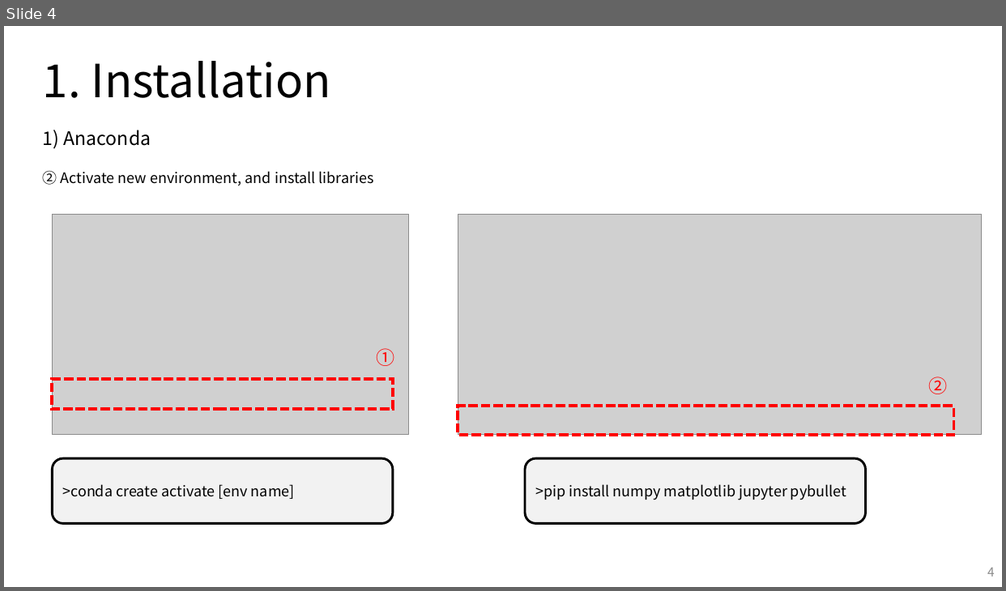
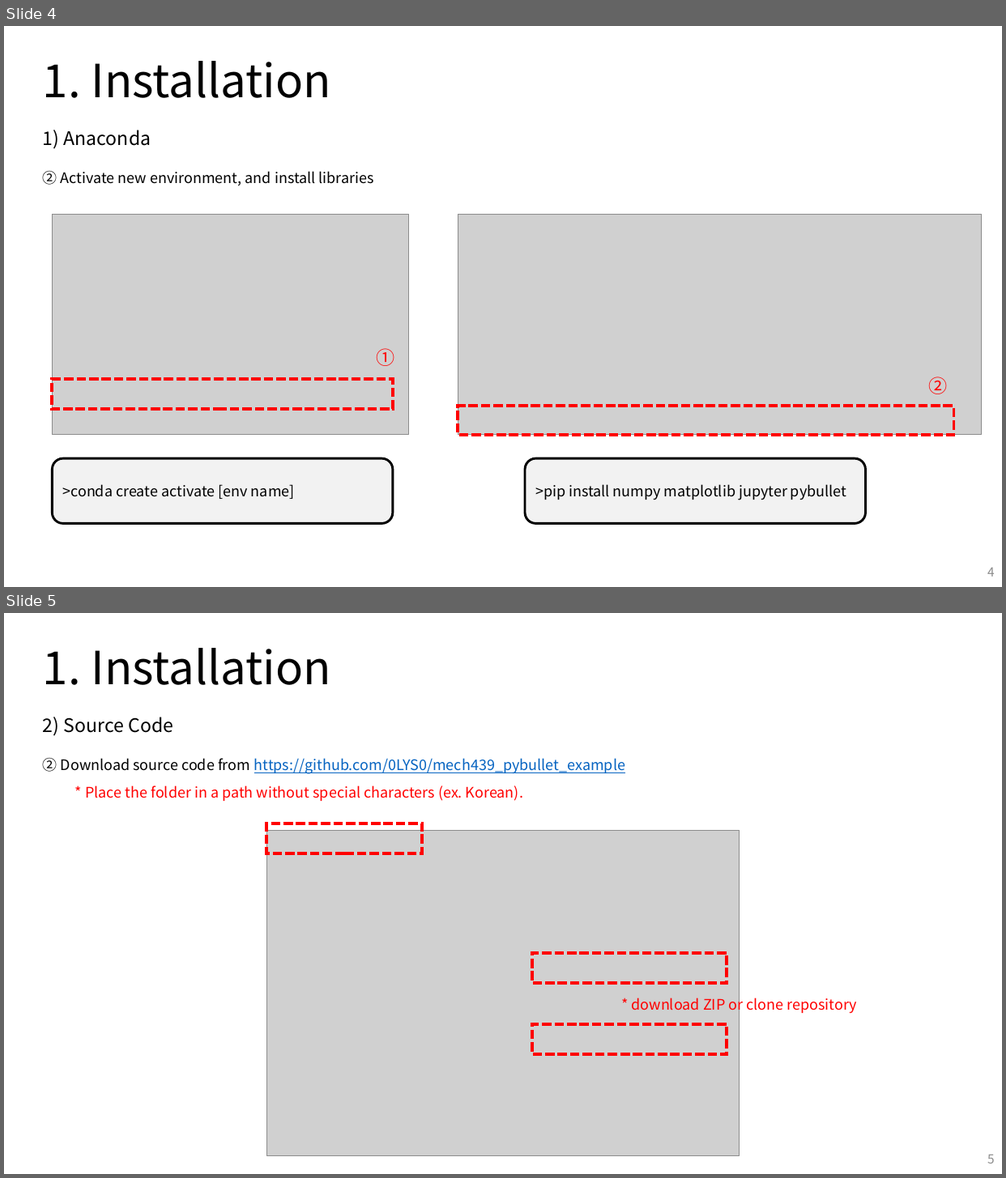
Before and after one commit to 0LYS0/mech439_pybullet_example, a slide deck: mech439_pybullet_example.pptx. Shown one above the other, each under a label of ours: slide 4 before the commit, slides 4 and 5 after it. The pictures are 1006x591 and 1006x1178 pixels, drawn with LibreOffice and Linux fonts; fonts in the diff are those of the drawing; grey boxes stand for pictures; background and template pictures are left out. Boxes give left, top, right and bottom in pixels: in the first picture for what was removed or moved away, otherwise in the second. Text is boxed around its words. In the diff, an @@ line names an element or a change of style, - is before the commit and + after.

```diff
--- a/mech439_pybullet_example.pptx
+++ b/mech439_pybullet_example.pptx
@@ slide 5 added at <box>4,613,1002,1174</box>, background #FFFFFF @@
@@ text added at <box>43,648,331,685</box>, 44 pt, text #000000 @@
+1. Installation
@@ text added at <box>43,717,173,736</box>, 18 pt, text #000000 @@
+2) Source Code
@@ text added at <box>43,758,625,774</box>, 14 pt, text #0563C1, underline @@
+② Download source code from https://github.com/0LYS0/mech439_pybullet_example
@@ text added at <box>85,786,523,801</box>, 14 pt, text #FF0000 @@
+* Place the folder in a path without special characters (ex. Korean).
@@ picture added at <box>266,831,740,1156</box> @@
@@ rectangle added at <box>266,824,423,854</box>, outline #FF0000 3 pt dashed @@
@@ rectangle added at <box>533,953,727,983</box>, outline #FF0000 3 pt dashed @@
@@ text added at <box>632,995,857,1015</box>, 14 pt, text #FF0000 @@
+* download ZIP or clone repository
@@ rectangle added at <box>533,1024,727,1054</box>, outline #FF0000 3 pt dashed @@
@@ page number added at <box>987,1155,995,1164</box>, 12 pt, text #8C8C8C @@
+5
```
Also in this commit, not shown: 1 slide changed, 1 other file.
